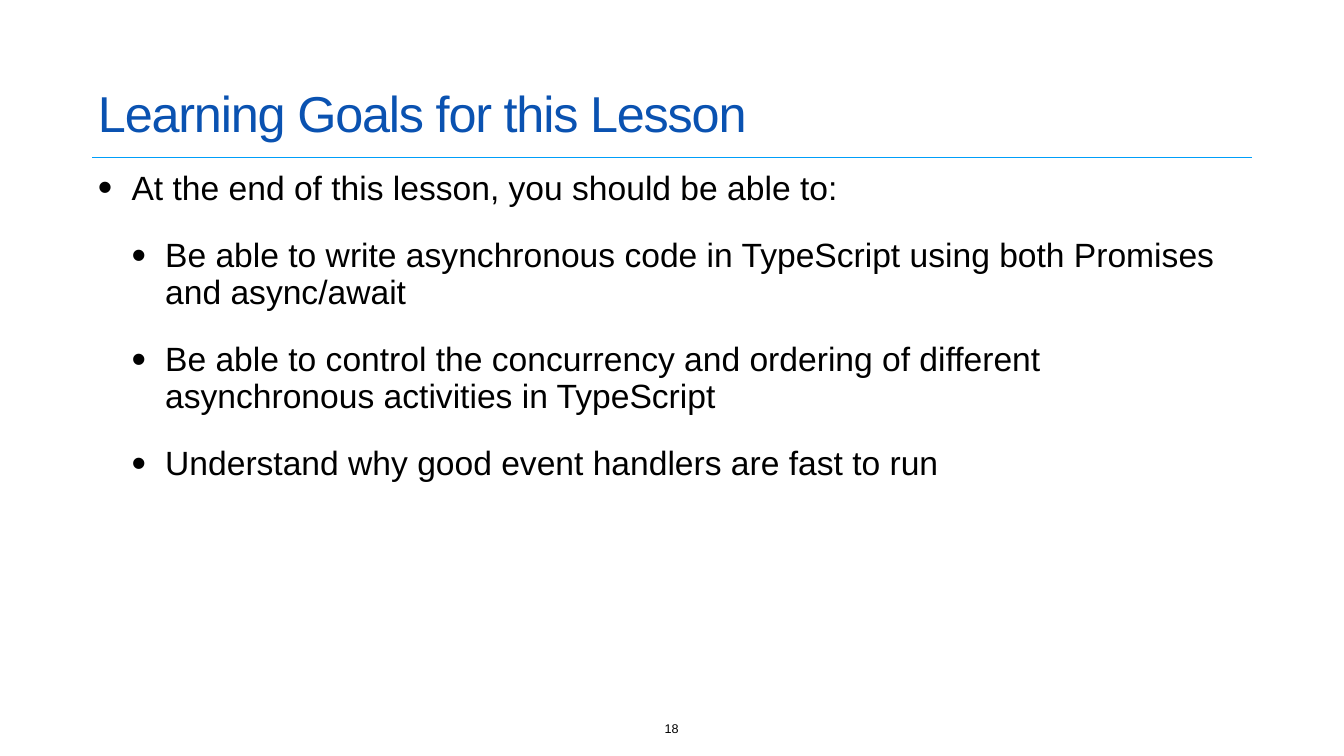
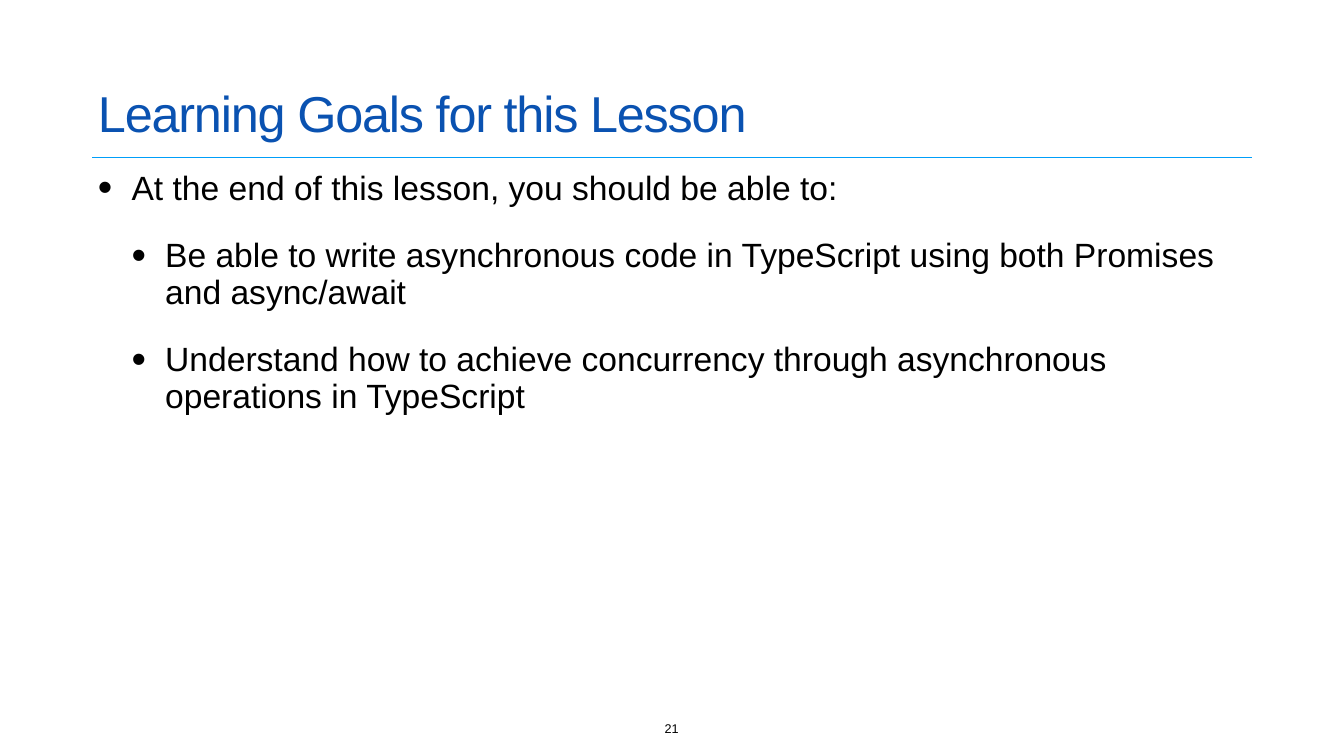
Before and after one commit to neu-se/CS4530-Spring-2022, a slide deck: slide 21 of Slides/Lesson 4.2 Asynchronous Programming.pptx (slide 18 before the commit). Drawn at 1344x756 pixels with LibreOffice and Linux fonts; fonts in the diff are those of the drawing. Boxes give left, top, right and bottom in pixels: in the first picture for what was removed or moved away, otherwise in the second. Text is boxed around its words. In the diff, an @@ line names an element or a change of style, - is before the commit and + after.

```diff
--- a/Slides/Lesson 4.2 Asynchronous Programming.pptx
+++ b/Slides/Lesson 4.2 Asynchronous Programming.pptx
@@ text at <box>165,346,1106,415</box>: text changed @@
-  • Be able to control the concurrency and ordering of different asynchronous activities in TypeScript
-  • Understand why good event handlers are fast to run
+  • Understand how to achieve concurrency through asynchronous operations in TypeScript
@@ page number at <box>665,724,679,733</box>: text changed @@
-18
+21
```
Also in this commit, not shown: 2 other slides changed, 3 slides added, 1 other file.
